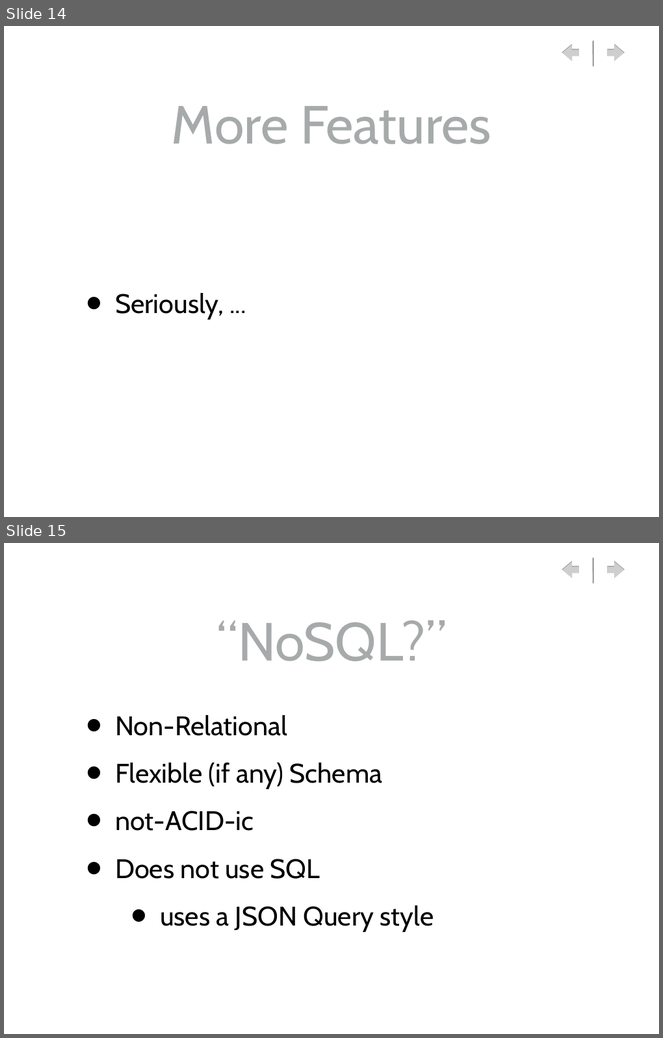
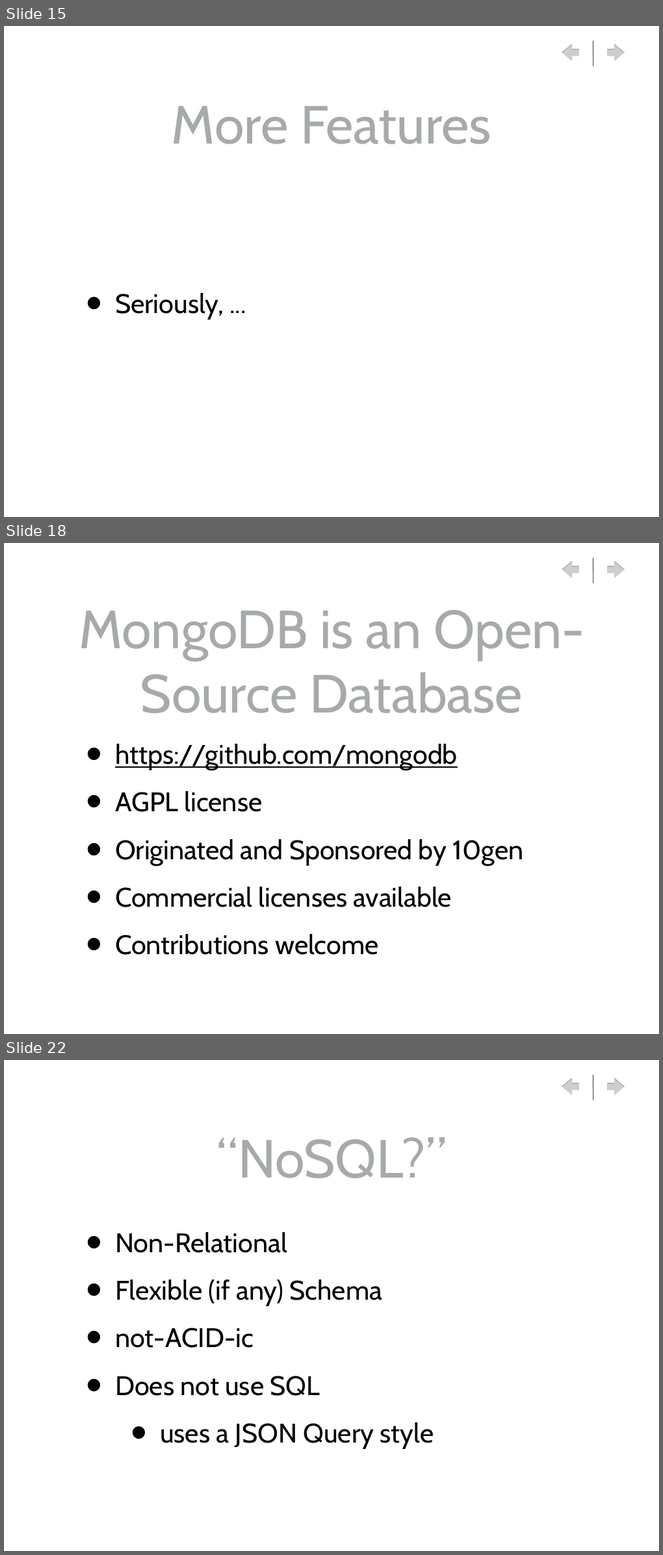
Before and after one commit to gwaldo/MongoDB_Intro, a slide deck: MongoDB_Intro.ppt. Shown one above the other, each under a label of ours: slides 14 and 15 before the commit, slides 15, 18 and 22 after it; the slides between them are not shown. The pictures are 663x1038 and 663x1555 pixels, drawn with LibreOffice and Linux fonts; fonts in the diff are those of the drawing; background and template pictures are left out. Boxes give left, top, right and bottom in pixels: in the first picture for what was removed or moved away, otherwise in the second. Text is boxed around its words. In the diff, an @@ line names an element or a change of style, - is before the commit and + after.

```diff
--- a/MongoDB_Intro.ppt
+++ b/MongoDB_Intro.ppt
@@ slide 18 added at <box>4,543,659,1034</box>, background picture (left out); not listed: 3 template elements that a slide beside it also shows @@
@@ title added at <box>79,610,585,713</box>, 84 pt, text #A7AAAB @@
+MongoDB is an Open-Source Database
@@ text added at <box>115,744,524,955</box>, 42 pt, text #000000 @@
+• https://github.com/mongodb
+• AGPL license
+• Originated and Sponsored by 10gen
+• Commercial licenses available
+• Contributions welcome
@@ what was slide 14 is now slide 15 @@
@@ what was slide 15 is now slide 22 @@
```
Also in this commit, not shown: 1 slide changed, 13 other slides added, 1 slide removed, 19 other files.
